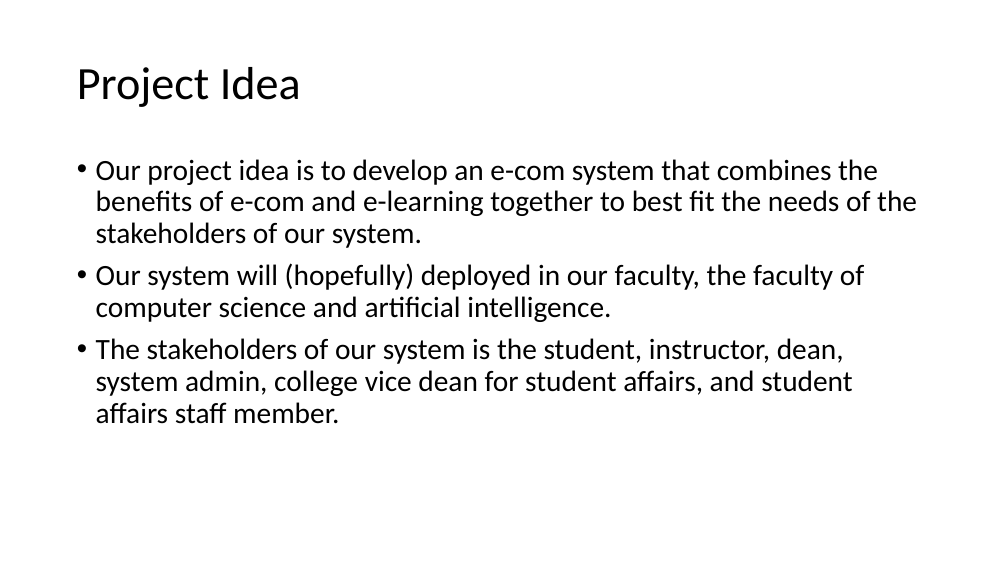
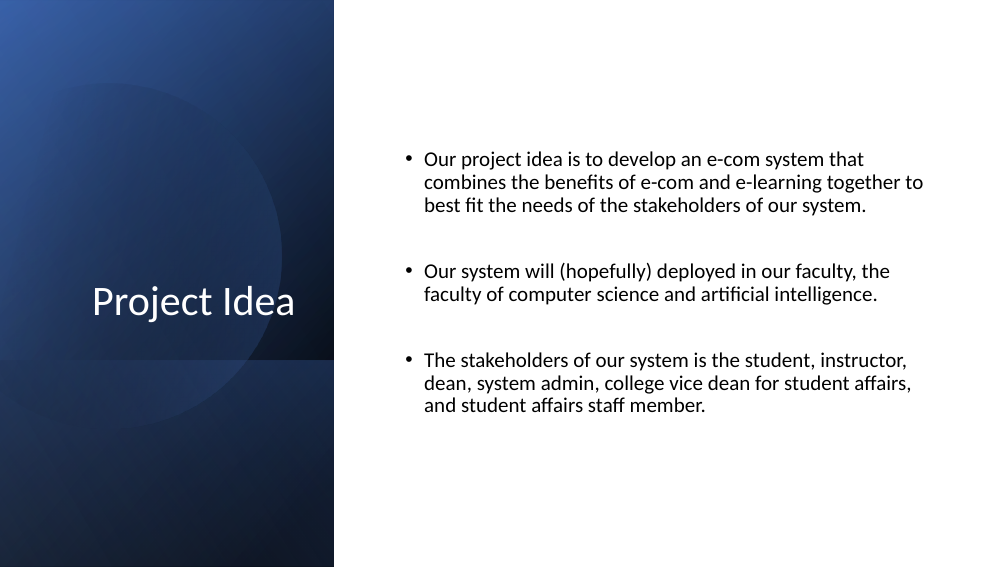
Before and after one commit to mounirsabry/Better_Ecom_GP, a slide deck: slide 2 of Discussions/Midyear_Discussion/presentation.pptx. Drawn at 1008x567 pixels with LibreOffice and Linux fonts; fonts in the diff are those of the drawing. Boxes give left, top, right and bottom in pixels: in the first picture for what was removed or moved away, otherwise in the second. Text is boxed around its words. In the diff, an @@ line names an element or a change of style, - is before the commit and + after.

```diff
--- a/Discussions/Midyear_Discussion/presentation.pptx
+++ b/Discussions/Midyear_Discussion/presentation.pptx
@@ rectangle added at (0, 0, 1008, 567), fill #FFFFFF @@
@@ rectangle added at (0, 0, 334, 567), fill gradient #000000 to #2F5597 @@
@@ rectangle added at (0, 1, 334, 567), fill gradient #000000 to #4472C4 @@
@@ rectangle added at (0, 0, 334, 566), fill gradient #000000 to #8FAADC @@
@@ freeform shape added at (0, 42, 323, 464), fill gradient #000000 to #4472C4 @@
@@ title "Project Idea": place and size @@
-title "Project Idea" at (77, 67, 301, 107)
+title "Project Idea" at (92, 286, 296, 322)
@@ title "Project Idea" at (92, 286, 296, 322): size 44 to 40 pt, text colour #000000 to #FFFFFF; alignment left to right; vertical alignment middle to bottom @@
@@ text "Our project idea is to ...": place and size @@
-text "Our project idea is to ..." at (96, 159, 917, 424)
+text "Our project idea is to ..." at (424, 151, 923, 412)
@@ text "Our project idea is to ..." at (424, 151, 923, 412): size 28 to 20 pt; vertical alignment top to middle @@
@@ rectangle added at (0, 360, 334, 567), fill gradient #4472C4 to #000000 @@
```
Also in this commit, not shown: 9 other slides changed, 3 slides added, 2 slides removed, 2 other files.
